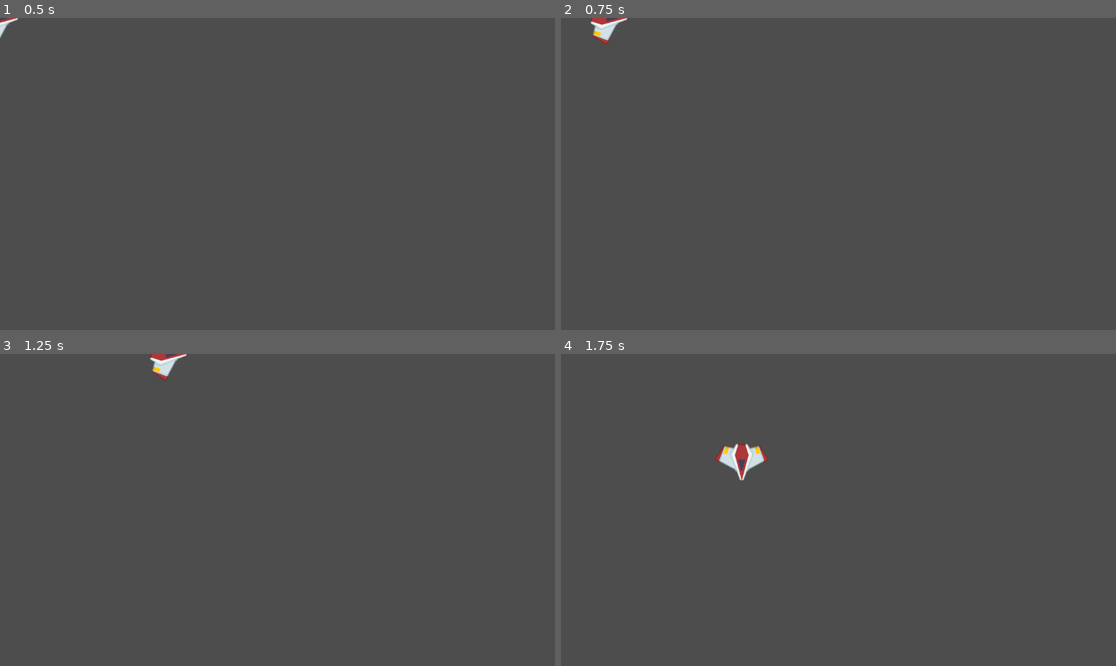
Above: before the commit, frames 1-4 (two rows, left to right).
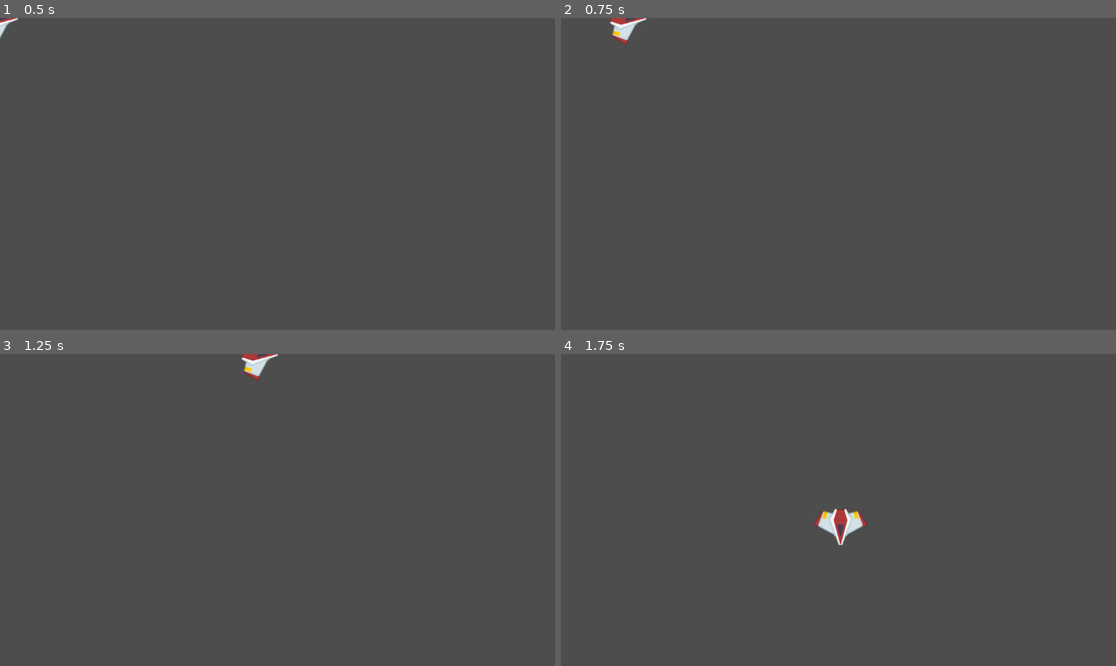
Above: after the commit, the same moments.

Repository: allnato/gd-spaceship
Game: Godot game, scene res://Player/player.tscn
Two runs of this game, one before a commit and one after it. Both use one fixed random seed, a clock stepped at 60 frames per second and the inputs below. The project has no main scene, so this scene is started directly.
Inputs:
- Up to frame 1 (0.5 s): no input
- Up to frame 2 (0.75 s): tap Enter at 0.5 s; hold D (move_right) from 0.53 s (still down); tap Space (boost_ship, bound only after the commit) at 0.6 s
- Up to frame 3 (1.25 s): keep holding D (move_right)
- Up to frame 4 (1.75 s): release D (move_right) at 1.28 s; hold S (move_down) from 1.28 s (still down); tap Space (boost_ship, bound only after the commit) at 1.35 s

Frame 1 is identical in both runs. In frame 2, 0.5% of the frame differs, in the area x 5-16%, y 0-9%; in frame 3, 0.6%; in frame 4, 1.2%, in the area x 27-56%, y 28-62%.

Commit message:
Add boost mechanic

Diff:
--- a/Player/player.tscn
+++ b/Player/player.tscn
@@ -8,10 +8,14 @@
 
 [node name="Player" type="Area2D"]
 script = ExtResource("2_0a812")
-speed = 500.0
 
 [node name="ShipSprite" type="Sprite2D" parent="."]
 texture = ExtResource("1_j4ik2")
 
 [node name="ShipCollision" type="CollisionShape2D" parent="."]
 shape = SubResource("RectangleShape2D_6flvl")
+
+[node name="ShipBoostTimer" type="Timer" parent="."]
+one_shot = true
+
+[connection signal="timeout" from="ShipBoostTimer" to="." method="_on_ship_boost_timer_timeout"]
--- a/Player/ship.gd
+++ b/Player/ship.gd
@@ -1,6 +1,15 @@
 extends Area2D
 
-@export var speed: = 300.0
+@export var ship_speed: = 500.0
+@export var ship_boost_speed: = 800.0
+@export var boost_time: = 1.5
+var speed:= 0.0
+@onready var BoostTimer: Timer = $ShipBoostTimer
+
+func _ready() -> void:
+	speed = ship_speed
+	BoostTimer.wait_time = boost_time
+	BoostTimer.one_shot = true
 
 # Called every frame. 'delta' is the elapsed time since the previous frame.
 func _process(delta: float) -> void:
@@ -17,6 +26,16 @@
 	if direction != Vector2.ZERO:
 		rotation = direction.angle()
 
-	# Apply speed
-	var velocity: Vector2 = direction * speed
+	var velocity:= Vector2.ZERO
+	if Input.is_action_just_pressed("boost_ship"):
+		BoostTimer.start()
+		speed = ship_boost_speed
+
+	velocity = direction * speed
+
+	# Apply normal speed
 	position += velocity * delta
+
+
+func _on_ship_boost_timer_timeout() -> void:
+	speed = ship_speed
--- a/project.godot
+++ b/project.godot
@@ -44,3 +44,8 @@
 , Object(InputEventKey,"resource_local_to_scene":false,"resource_name":"","device":-1,"window_id":0,"alt_pressed":false …(186 unchanged characters)…
 ]
 }
+boost_ship={
+"deadzone": 0.5,
+"events": [Object(InputEventKey,"resource_local_to_scene":false,"resource_name":"","device":-1,"window_id":0,"alt_pressed":false,"shift_pressed":false,"ctrl_pressed":false,"meta_pressed":false,"pressed":false,"keycode":0,"physical_keycode":32,"key_label":0,"unicode":32,"location":0,"echo":false,"script":null)
+]
+}
